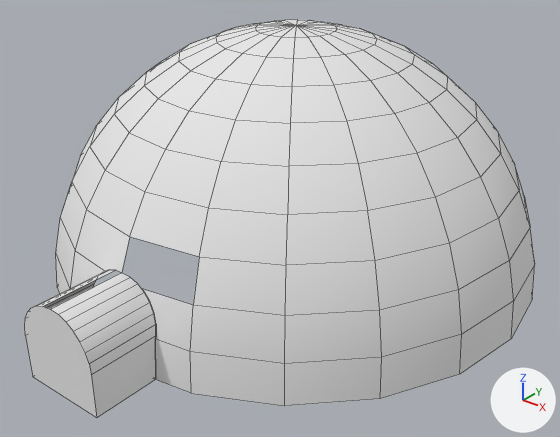
One commit to the OBJ model Project1Vac/Project1Vac/Models/Fachada/Fachada.obj: the scene before it, then after it.
The view is the same before and after, from a 50 mm lens placed at (5.99, -7.82, 5.37), pointed at (0.25, -0.63, 0.92). Lighting does not change. The marker at lower right points along +X, +Y and +Z. Mesh edges are drawn as thin lines. Where no turn or scale is listed for an object, it has been applied to the vertices. Vertices at the same position are counted once.

The first picture shows 'Fachada'.
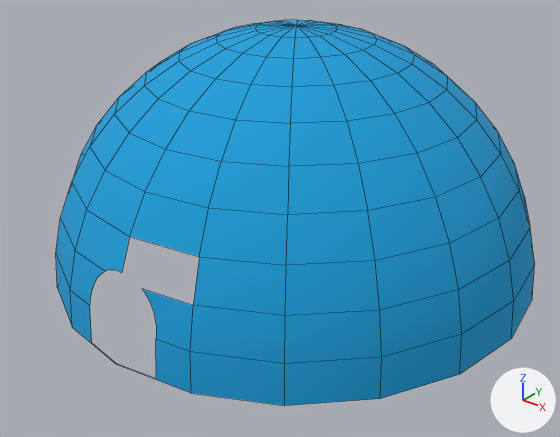
Boxes (x1, y1, x2, y2) around the edits, measured in the pictures (560 x 437 px):
```json
{"object": "Fachada", "change": "reshaped", "before": [25, 20, 535, 418], "after": [56, 20, 535, 406], "on screen": "6% narrower"}
{"part": 1, "of": "me_fachada", "change": "cut back", "before": [25, 210, 193, 418], "after": [70, 210, 193, 351]}
{"part": 2, "of": "me_fachada", "change": "recoloured", "before": [56, 20, 535, 406], "after": [56, 20, 535, 406], "on screen": "white to blue"}
```

Edits to the scene script, one JSON object a line:
```json
{"op": "add", "block": "img_cristal_png", "code": ["img_cristal_png = load_image('Cristal.png', 'Cristal.png', 256, 256, 'sRGB')"]}
{"op": "add", "block": "mat_lambert2sg", "code": ["mat_lambert2sg = principled_material('lambert2SG')", "mat_lambert2sg.texture = img_cristal_png", "mat_lambert2sg.roughness = 1.0"]}
{"block": "me_fachada", "where": "# used by ob_fachada; location = (0.0, 0.0, 0.0)"}
{"op": "remove", "block": "me_fachada", "code": "me_fachada.from_pydata(...)  # 260 vertices, 216 faces; spans x -3.3..3.3, y -4.05..3.3, z 0.0..3.3"}
{"op": "add", "block": "me_fachada", "code": "me_fachada.from_pydata(...)  # 221 vertices, 199 faces; spans x -3.3..3.3, y -3.3..3.3, z 0.0..3.3"}
{"block": "me_fachada", "change": "me_fachada part 1"}
{"block": "me_fachada", "change": "39 vertices are removed from x -0.55..0.55, y -4.05..-3.09, z 0.01..1.12"}
{"block": "me_fachada", "change": "20 faces are deleted"}
{"block": "me_fachada", "change": "6 vertices move within x -0.54..0.54, y -3.14..-3.09, z 0.69..1.1"}
{"block": "me_fachada", "change": "3 new faces join them"}
{"block": "me_fachada", "change": "me_fachada part 2: 196 faces spanning x -3.3..3.3, y -3.3..3.3, z 0.0..3.3 switch from mat_fachada_initialshadinggroup (white #e7e7e7) to mat_lambert2sg (picture img_cristal_png)"}
```
